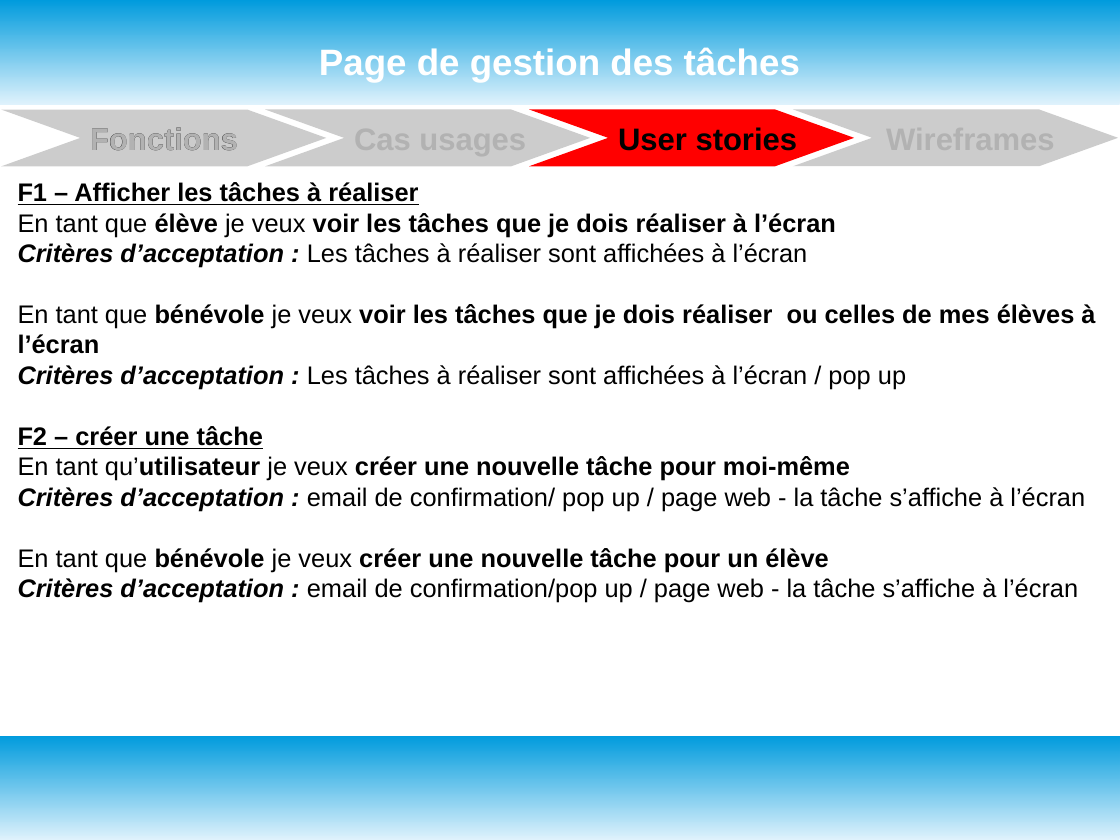
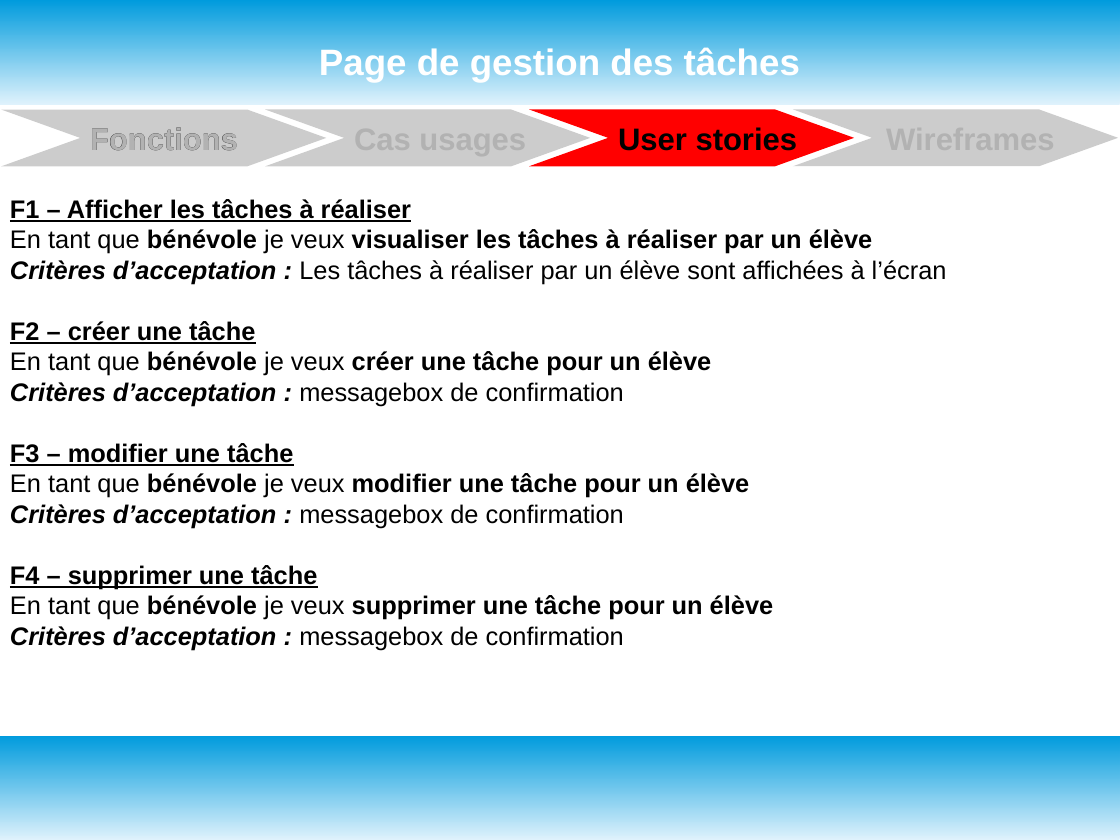
Before and after one commit to oliviersamin/P3_DesignezApplicationPythonAdapt-eBesoinsClient, a slide deck: slide 26 of P3_documentTravail.odp (slide 17 before the commit). Drawn at 1120x840 pixels with LibreOffice and Linux fonts; fonts in the diff are those of the drawing. Boxes give left, top, right and bottom in pixels: in the first picture for what was removed or moved away, otherwise in the second. Text is boxed around its words. In the diff, an @@ line names an element or a change of style, - is before the commit and + after.

Commit message:
Deuxième version des livrables après session mentorat. Use cases et user stories revues. Wireframes faits pour Desktop et Mobile. Pas encore de tableau Kanban. Fichiers Questions pour Julien

```diff
--- a/P3_documentTravail.odp
+++ b/P3_documentTravail.odp
@@ text "F1 – Afficher les tâches ...": place and size @@
-text "F1 – Afficher les tâches ..." at <box>18,182,1095,603</box>
+text "F1 – Afficher les tâches ..." at <box>10,199,947,650</box>
@@ text at <box>10,229,947,284</box>: text changed @@
-En tant que élève je veux voir les tâches que je dois réaliser à l’écran
-Critères d’acceptation : Les tâches à réaliser sont affichées à l’écran
-En tant que bénévole je veux voir les tâches que je dois réaliser ou celles de mes élèves à l’écran
-Critères d’acceptation : Les tâches à réaliser sont affichées à l’écran / pop up
+En tant que bénévole je veux visualiser les tâches à réaliser par un élève
+Critères d’acceptation : Les tâches à réaliser par un élève sont affichées à l’écran
@@ text at <box>10,351,774,650</box>: text changed; bold on @@
-En tant qu’utilisateur je veux créer une nouvelle tâche pour moi-même
-Critères d’acceptation : email de confirmation/ pop up / page web - la tâche s’affiche à l’écran
-En tant que bénévole je veux créer une nouvelle tâche pour un élève
-Critères d’acceptation : email de confirmation/pop up / page web - la tâche s’affiche à l’écran
+En tant que bénévole je veux créer une tâche pour un élève
+Critères d’acceptation : messagebox de confirmation
+F3 – modifier une tâche
+En tant que bénévole je veux modifier une tâche pour un élève
+Critères d’acceptation : messagebox de confirmation
+F4 – supprimer une tâche
+En tant que bénévole je veux supprimer une tâche pour un élève
+Critères d’acceptation : messagebox de confirmation
```
Also in this commit, not shown: 11 other slides changed, 4 slides added, 2 slides removed, 1 other file.
